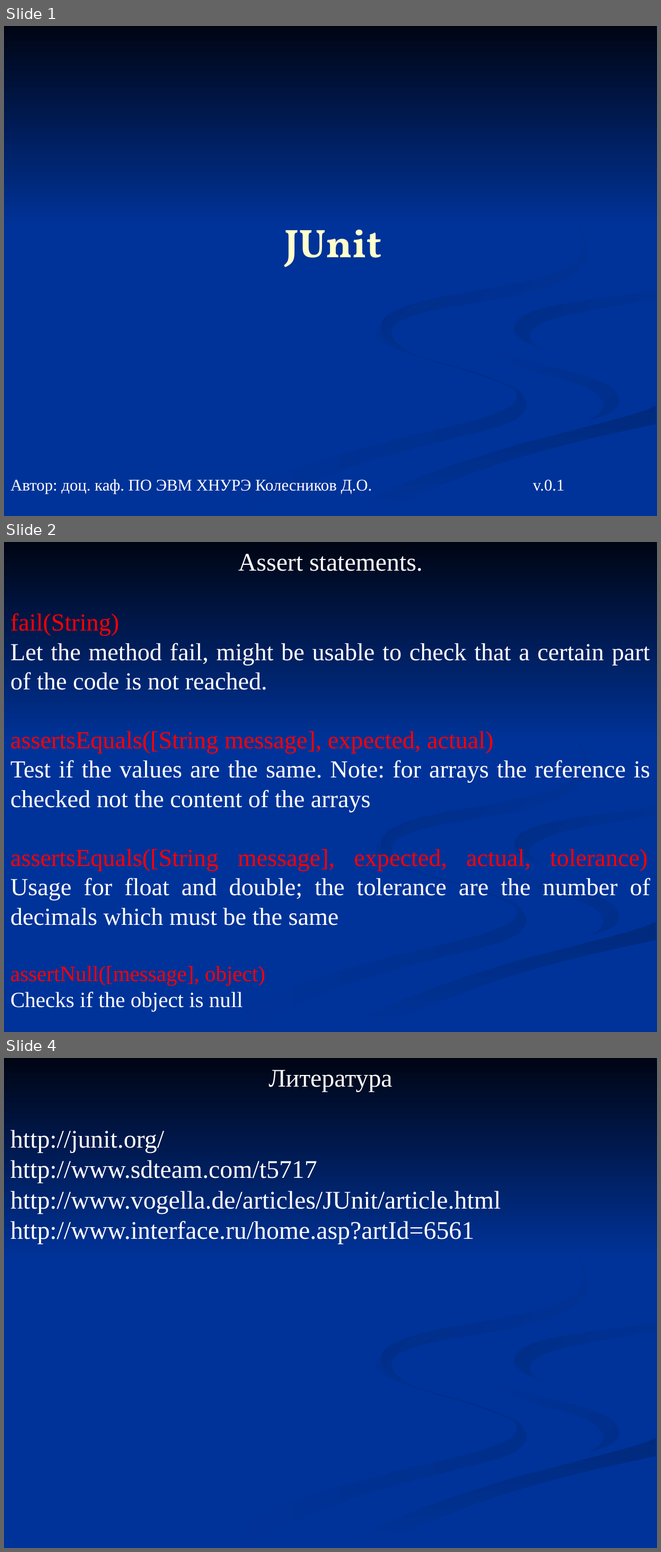
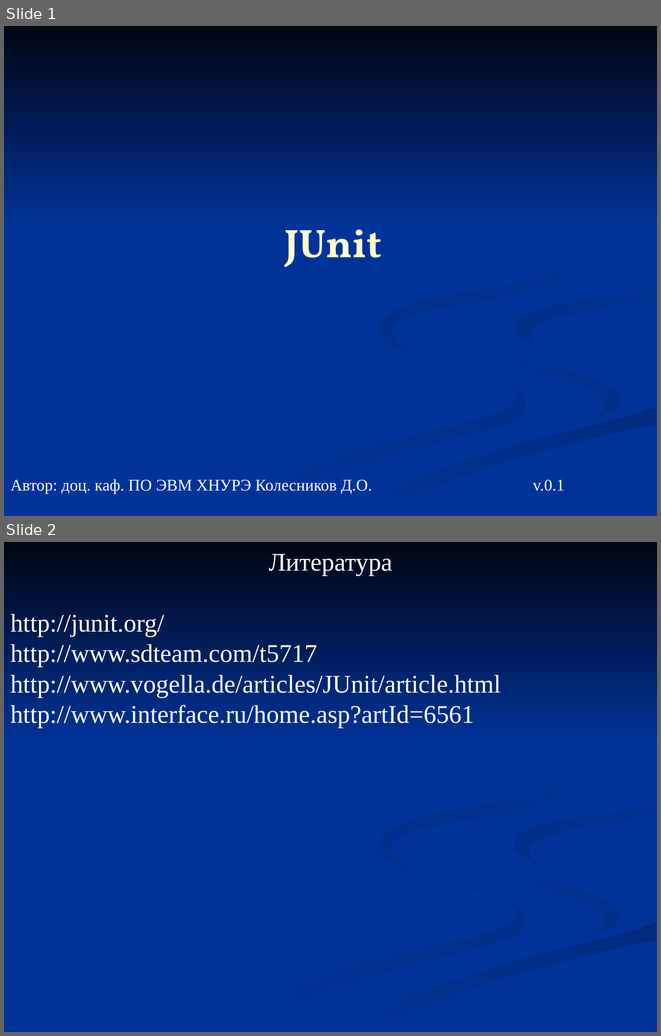
Before and after one commit to kostakoida/PrPrLab, a slide deck: PotomkinKostiantyn/06_junit.ppt. Shown one above the other, each under a label of ours: slides 1, 2 and 4 before the commit, slides 1 and 2 after it; the slides between them are not shown. The pictures are 661x1552 and 661x1036 pixels, drawn with LibreOffice and Linux fonts; fonts in the diff are those of the drawing. Boxes give left, top, right and bottom in pixels: in the first picture for what was removed or moved away, otherwise in the second. Text is boxed around its words. In the diff, an @@ line names an element or a change of style, - is before the commit and + after.

```diff
--- a/PotomkinKostiantyn/06_junit.ppt
+++ b/PotomkinKostiantyn/06_junit.ppt
@@ slide 2 removed at bbox=[4, 542, 657, 1032], background #003399; not listed: 7 template elements that a slide beside it also shows @@
@@ text removed at bbox=[10, 554, 651, 1011] @@
-Assert statements.
-fail(String)
-Let the method fail, might be usable to check that a certain part of the code is not reached.
-assertsEquals([String message], expected, actual)
-Test if the values are the same. Note: for arrays the reference is checked not the content of the arrays
-assertsEquals([String message], expected, actual, tolerance) Usage for float and double; the tolerance are the number of decimals which must be the same
-assertNull([message], object)
-Checks if the object is null
@@ what was slide 4 is now slide 2 @@
```
Also in this commit, not shown: 1 other slide removed.
